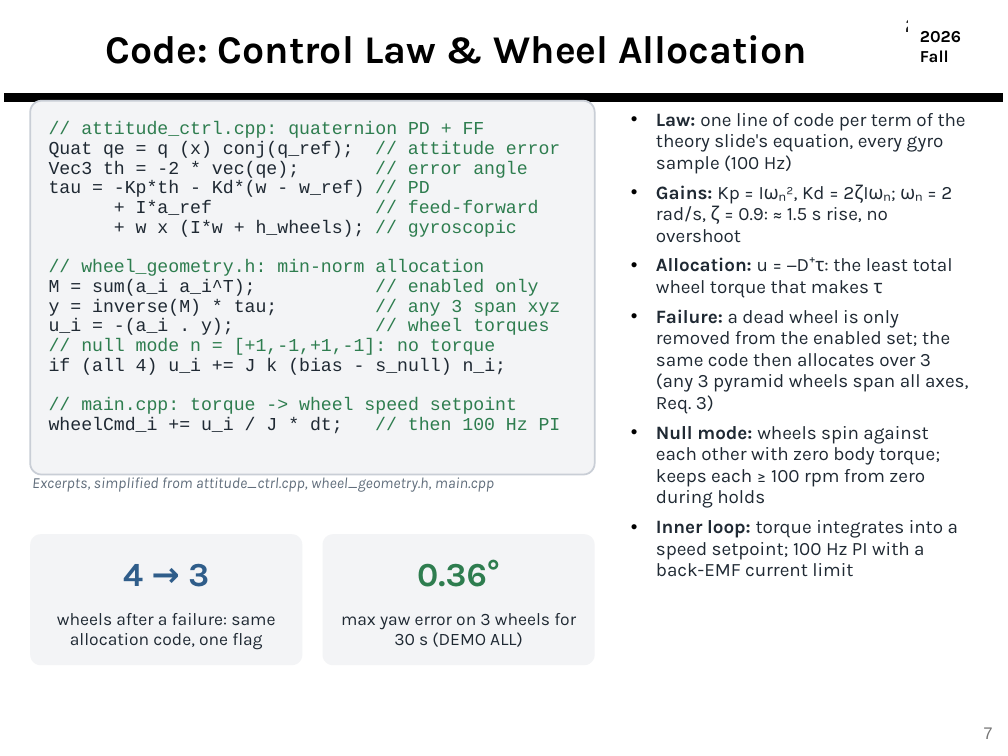
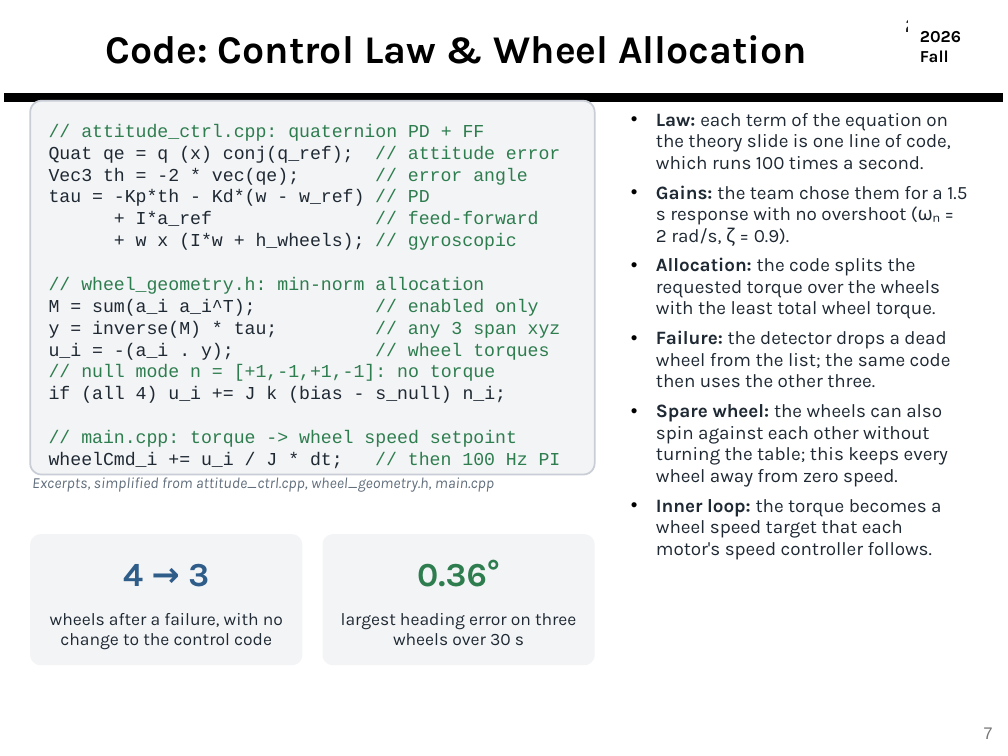
Before and after one commit to derek-weissinger-usafa/Astro-331-Lab-8, a slide deck: slide 7 of Reports/Astro 331 Lab 8_2_3 Body Final Pres.pptx. Drawn at 1008x756 pixels with LibreOffice and Linux fonts; fonts in the diff are those of the drawing; background and template pictures are left out. Boxes give left, top, right and bottom in pixels: in the first picture for what was removed or moved away, otherwise in the second. Text is boxed around its words. In the diff, an @@ line names an element or a change of style, - is before the commit and + after.

```diff
--- a/Reports/Astro 331 Lab 8_2_3 Body Final Pres.pptx
+++ b/Reports/Astro 331 Lab 8_2_3 Body Final Pres.pptx
@@ rounded rectangle "// attitude_ctrl.cpp: quaternion PD + ..." at <box>30,101,595,475</box>: line spacing 0.9 to 1 @@
@@ text at <box>656,113,967,560</box>: text changed @@
-• Law: one line of code per term of the theory slide's equation, every gyro sample (100 Hz)
-• Gains: Kp = Iωₙ², Kd = 2ζIωₙ; ωₙ = 2 rad/s, ζ = 0.9: ≈ 1.5 s rise, no overshoot
-• Allocation: u = −D⁺τ: the least total wheel torque that makes τ
-• Failure: a dead wheel is only removed from the enabled set; the same code then allocates over 3 (any 3 pyramid wheels span all axes, Req. 3)
-• Null mode: wheels spin against each other with zero body torque; keeps each ≥ 100 rpm from zero during holds
-• Inner loop: torque integrates into a speed setpoint; 100 Hz PI with a back-EMF current limit
+• Law: each term of the equation on the theory slide is one line of code, which runs 100 times a second.
+• Gains: the team chose them for a 1.5 s response with no overshoot (ωₙ = 2 rad/s, ζ = 0.9).
+• Allocation: the code splits the requested torque over the wheels with the least total wheel torque.
+• Failure: the detector drops a dead wheel from the list; the same code then uses the other three.
+• Spare wheel: the wheels can also spin against each other without turning the table; this keeps every wheel away from zero speed.
+• Inner loop: the torque becomes a wheel speed target that each motor's speed controller follows.
@@ text at <box>50,613,283,650</box>: text changed @@
-wheels after a failure: same allocation code, one flag
+wheels after a failure, with no change to the control code
@@ text at <box>341,613,576,645</box>: text changed @@
-max yaw error on 3 wheels for 30 s (DEMO ALL)
+largest heading error on three wheels over 30 s
```
Also in this commit, not shown: 42 other slides changed, 2 other files.
